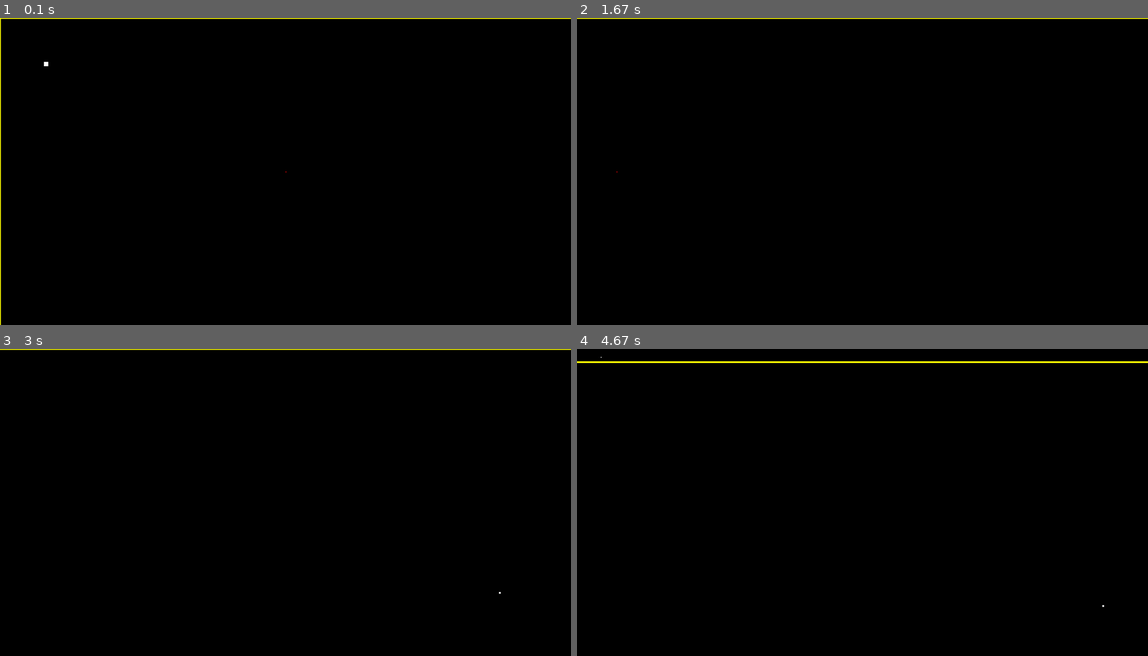
Above: before the commit, frames 1-4 (two rows, left to right).
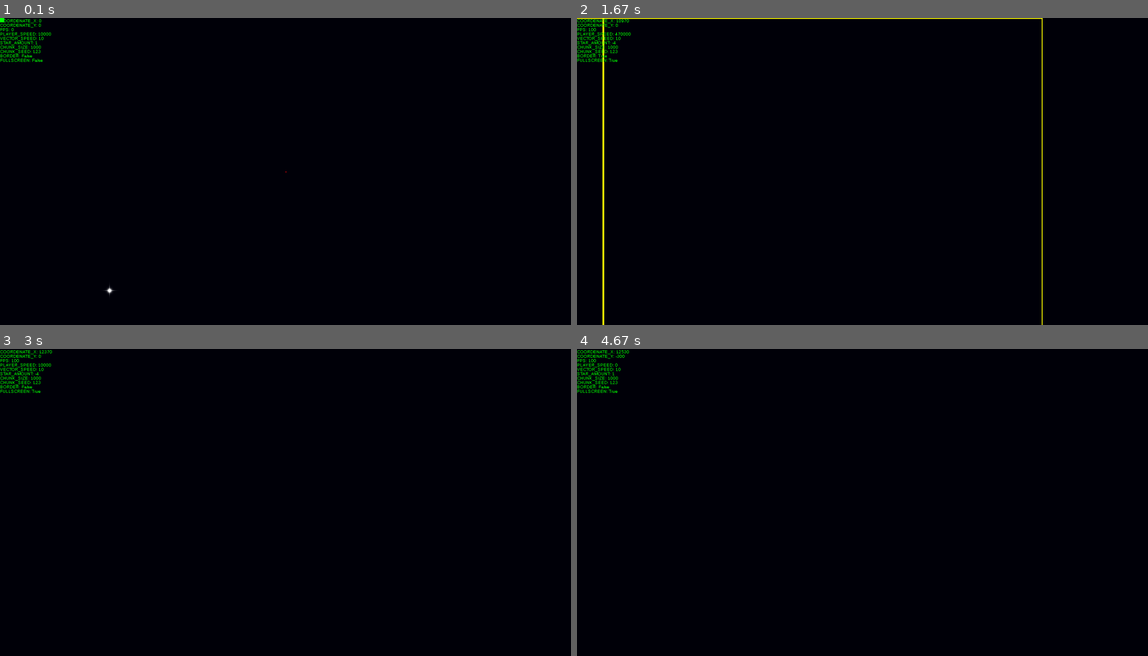
Above: after the commit, the same moments.

Repository: zzRafael/Procedural-tests
Game: pygame game, started from pygame_test/dcs.py
The game is run twice, just before and just after one commit, with the same random seed, the same clock (stepped at 60 frames per second) and the same inputs.
Inputs:
- Up to frame 1 (0.1 s): no input
- Up to frame 2 (1.67 s): tap F at 0.33 s; hold B 0.67-1.13 s; hold Right 0.67-1.13 s; hold D 0.67-1.13 s; tap E at 0.82 s; hold Q 1.17-1.63 s; hold Right 1.17-1.63 s; hold D 1.17-1.63 s; tap 2 at 1.32 s
- Up to frame 3 (3 s): hold R 1.67-2.13 s; hold Right 1.67-2.13 s; hold D 1.67-2.13 s; tap 1 at 1.82 s; tap N at 2.17 s; hold Right 2.5-2.97 s; hold D 2.5-2.97 s; tap 2 at 2.65 s
- Up to frame 4 (4.67 s): hold Up 3-3.3 s; hold W 3-3.3 s; tap 1 at 3.15, 4.55 s; hold Right 3.33-3.8 s; hold D 3.33-3.8 s; tap E at 3.48 s; hold Left 3.83-4.37 s; hold A 3.83-4.37 s; tap 2 at 3.98 s; hold Down from 4.4 s (still down); hold S from 4.4 s (still down)

The runs differ from the first frame. In frame 1, 1.2% of the frame differs, in the area x 0-100%, y 0-100%; in frame 2, 1.1%; in frame 3, 0.9%; in frame 4, 1.3%, in the area x 0-100%, y 0-85%.

Commit message:
Debugger and image

Diff:
--- a/pygame_test/dcs.py
+++ b/pygame_test/dcs.py
@@ -36,6 +36,8 @@
         self.width = width
         self.height = height
         self.border = border
+        #player
+        self.default_player_speed = speed
 
     def move(self):
         # player move
@@ -51,6 +53,15 @@
         if pygame.key.get_pressed()[K_d]:
             self.xpos += self.speed
             vector.xpos -= self.speed
+        #speed control
+        if pygame.key.get_pressed()[K_q]:
+            if self.speed >= 0:
+                self.speed += self.default_player_speed
+        if pygame.key.get_pressed()[K_e]:
+            if self.speed > 0:
+                self.speed -= self.default_player_speed
+        if pygame.key.get_pressed()[K_r]:
+                self.speed = self.default_player_speed
 
     def draw(self):
         pygame.draw.rect(window, self.color, pygame.Rect(self.xpos+vector.xpos, self.ypos+vector.ypos, self.width, self.height))
@@ -58,7 +69,7 @@
         pygame.draw.rect(window, self.color, pygame.Rect(self.xpos+vector.xpos, self.ypos+vector.ypos, self.width, self.height), self.border)
 
 class Chunk():
-    def __init__(self, star_amount = 100, star_size = 2,seed = 123, star_color = (255,255,255),border_color = (255,255,0), chunk_pixel_size = 10000, border = 2, xpos = 0, ypos = 0):
+    def __init__(self, star_amount = 10, star_size = 2,seed = 123, star_color = (255,255,255),border_color = (255,255,0), chunk_pixel_size = 1000, border = 2, xpos = 0, ypos = 0):
         self.xpos = xpos + vector.xpos
         self.ypos = ypos + vector.ypos
         self.border_color = border_color
@@ -117,86 +128,126 @@
         seed = f'{coordenate1}{self.seed}'
         random.seed(seed)
         for i in range (self.star_amount):
-            star_size = random.randint(1,5)
-            pygame.draw.rect(window, self.star_color, pygame.Rect(random.randint(chunks[0][1], chunks[0][1]+self.chunk_pixel_size)+vector.xpos, random.randint(chunks[0][2], chunks[0][2]+self.chunk_pixel_size)+vector.ypos, star_size, star_size))
+            star_size = random.randint(5,10)
+            window.blit(marte_img, pygame.Rect(random.randint(chunks[0][1], chunks[0][1]+self.chunk_pixel_size)+vector.xpos, random.randint(chunks[0][2], chunks[0][2]+self.chunk_pixel_size)+vector.ypos, star_size, star_size))
+
         #2VVVVVVV
         coordenate2 = [coordenate[0][0], coordenate[0][1]-1]
         seed = f'{coordenate2}{self.seed}'
         random.seed(seed)
         for i in range (self.star_amount):
-            star_size = random.randint(1,5)
-            pygame.draw.rect(window, self.star_color, pygame.Rect(random.randint(chunks[1][1], chunks[1][1]+self.chunk_pixel_size)+vector.xpos, random.randint(chunks[1][2], chunks[1][2]+self.chunk_pixel_size)+vector.ypos, star_size, star_size))
+            star_size = random.randint(5,10)
+            window.blit(marte_img, pygame.Rect(random.randint(chunks[1][1], chunks[1][1]+self.chunk_pixel_size)+vector.xpos, random.randint(chunks[1][2], chunks[1][2]+self.chunk_pixel_size)+vector.ypos, star_size, star_size))
 
         #3VVVVVVV
         coordenate1 = [coordenate[0][0]+1, coordenate[0][1]-1]
         seed = f'{coordenate1}{self.seed}'
         random.seed(seed)
         for i in range (self.star_amount):
-            star_size = random.randint(1,5)
-            pygame.draw.rect(window, self.star_color, pygame.Rect(random.randint(chunks[2][1], chunks[2][1]+self.chunk_pixel_size)+vector.xpos, random.randint(chunks[2][2], chunks[2][2]+self.chunk_pixel_size)+vector.ypos, star_size, star_size))
+            star_size = random.randint(5,10)
+            window.blit(marte_img, pygame.Rect(random.randint(chunks[2][1], chunks[2][1]+self.chunk_pixel_size)+vector.xpos, random.randint(chunks[2][2], chunks[2][2]+self.chunk_pixel_size)+vector.ypos, star_size, star_size))
 
         #4VVVVVVV
         coordenate1 = [coordenate[0][0]-1, coordenate[0][1]]
         seed = f'{coordenate1}{self.seed}'
         random.seed(seed)
         for i in range (self.star_amount):
-            star_size = random.randint(1,5)
-            pygame.draw.rect(window, self.star_color, pygame.Rect(random.randint(chunks[3][1], chunks[3][1]+self.chunk_pixel_size)+vector.xpos, random.randint(chunks[3][2], chunks[3][2]+self.chunk_pixel_size)+vector.ypos, star_size, star_size))
+            star_size = random.randint(5,10)
+            window.blit(marte_img, pygame.Rect(random.randint(chunks[3][1], chunks[3][1]+self.chunk_pixel_size)+vector.xpos, random.randint(chunks[3][2], chunks[3][2]+self.chunk_pixel_size)+vector.ypos, star_size, star_size))
 
         #5VVVVVVV
         coordenate1 = [coordenate[0][0], coordenate[0][1]]
         seed = f'{coordenate1}{self.seed}'
         random.seed(seed)
         for i in range (self.star_amount):
-            star_size = random.randint(1,5)
-            pygame.draw.rect(window, self.star_color, pygame.Rect(random.randint(chunks[4][1], chunks[4][1]+self.chunk_pixel_size)+vector.xpos, random.randint(chunks[4][2], chunks[4][2]+self.chunk_pixel_size)+vector.ypos, star_size, star_size))
+            star_size = random.randint(5,10)
+            window.blit(marte_img, pygame.Rect(random.randint(chunks[4][1], chunks[4][1]+self.chunk_pixel_size)+vector.xpos, random.randint(chunks[4][2], chunks[4][2]+self.chunk_pixel_size)+vector.ypos, star_size, star_size))
 
         #6VVVVVVV
         coordenate1 = [coordenate[0][0]+1, coordenate[0][1]]
         seed = f'{coordenate1}{self.seed}'
         random.seed(seed)
         for i in range (self.star_amount):
-            star_size = random.randint(1,5)
-            pygame.draw.rect(window, self.star_color, pygame.Rect(random.randint(chunks[5][1], chunks[5][1]+self.chunk_pixel_size)+vector.xpos, random.randint(chunks[5][2], chunks[5][2]+self.chunk_pixel_size)+vector.ypos, star_size, star_size))
+            star_size = random.randint(5,10)
+            window.blit(marte_img, pygame.Rect(random.randint(chunks[5][1], chunks[5][1]+self.chunk_pixel_size)+vector.xpos, random.randint(chunks[5][2], chunks[5][2]+self.chunk_pixel_size)+vector.ypos, star_size, star_size))
 
         #7VVVVVVV
         coordenate1 = [coordenate[0][0]-1, coordenate[0][1]+1]
         seed = f'{coordenate1}{self.seed}'
         random.seed(seed)
         for i in range (self.star_amount):
-            star_size = random.randint(1,5)
-            pygame.draw.rect(window, self.star_color, pygame.Rect(random.randint(chunks[6][1], chunks[6][1]+self.chunk_pixel_size)+vector.xpos, random.randint(chunks[6][2], chunks[6][2]+self.chunk_pixel_size)+vector.ypos, star_size, star_size))
+            star_size = random.randint(5,10)
+            window.blit(marte_img, pygame.Rect(random.randint(chunks[6][1], chunks[6][1]+self.chunk_pixel_size)+vector.xpos, random.randint(chunks[6][2], chunks[6][2]+self.chunk_pixel_size)+vector.ypos, star_size, star_size))
 
         #8VVVVVVV
         coordenate1 = [coordenate[0][0], coordenate[0][1]+1]
         seed = f'{coordenate1}{self.seed}'
         random.seed(seed)
         for i in range (self.star_amount):
-            star_size = random.randint(1,5)
-            pygame.draw.rect(window, self.star_color, pygame.Rect(random.randint(chunks[7][1], chunks[7][1]+self.chunk_pixel_size)+vector.xpos, random.randint(chunks[7][2], chunks[7][2]+self.chunk_pixel_size)+vector.ypos, star_size, star_size))
+            star_size = random.randint(5,10)
+            window.blit(marte_img, pygame.Rect(random.randint(chunks[7][1], chunks[7][1]+self.chunk_pixel_size)+vector.xpos, random.randint(chunks[7][2], chunks[7][2]+self.chunk_pixel_size)+vector.ypos, star_size, star_size))
 
         #9VVVVVVV
         coordenate1 = [coordenate[0][0]+1, coordenate[0][1]+1]
         seed = f'{coordenate1}{self.seed}'
         random.seed(seed)
         for i in range (self.star_amount):
-            star_size = random.randint(1,5)
-            pygame.draw.rect(window, self.star_color, pygame.Rect(random.randint(chunks[8][1], chunks[8][1]+self.chunk_pixel_size)+vector.xpos, random.randint(chunks[8][2], chunks[8][2]+self.chunk_pixel_size)+vector.ypos, star_size, star_size))
-
+            star_size = random.randint(5,10)
+            window.blit(marte_img, pygame.Rect(random.randint(chunks[8][1], chunks[8][1]+self.chunk_pixel_size)+vector.xpos, random.randint(chunks[8][2], chunks[8][2]+self.chunk_pixel_size)+vector.ypos, star_size, star_size))
+
+class Info:
+    def __init__(self):
+        self.font = 'arial'
+        self.font_size = 10
+        self.color = (0,255,0)
+        self.bold = False
+        self.italic = False
+        self.antialias = False
+        self.pos = (0,0)
+        self.font = pygame.font.SysFont(self.font, self.font_size, self.bold, self.italic)
+    def showInfo(self):
+        infos = [
+            f'COORDENATE_X: {current_chunk.get_coordenate(player1)[0][0]}',
+            f'COORDENATE_Y: {current_chunk.get_coordenate(player1)[0][1]}',
+            f'FPS: {round(clock.get_fps())}',
+            f'PLAYER_SPEED: {player1.speed}',
+            f'VECTOR_SPEED: {vector.speed}',
+            f'STAR_AMOUNT: {current_chunk.star_amount}',
+            f'CHUNK_SIZE: {current_chunk.chunk_pixel_size}',
+            f'CHUNK_SEED: {current_chunk.seed}',
+            f'BORDER: {border}',
+            f'FULLSCREEN: {fullscreen}'
+        ]
+        self.counter = 0
+        for info in infos:
+            self.info = infos[self.counter]
+            info_formated = self.font.render(self.info, self.antialias, self.color)
+            window.blit(info_formated, (self.pos[0], self.pos[1]+(self.counter*10)))
+            self.counter += 1
+
+
+marte_img = pygame.image.load("./images/marte.png").convert_alpha()
+marte_width = marte_img.get_rect().width
+marte_height = marte_img.get_rect().height
+multiple = 0.3
+marte_img = pygame.transform.scale(marte_img, (marte_width*multiple, marte_height*multiple))
 
 #random
 # vector
 vector = Vector(speed = 10)
 # Objects
-player1 = RectObj(speed = 5, height=2, width =2, ypos=height//2, xpos=width//2)
-testplanet = RectObj(color = (255,255,255))
-current_chunk = Chunk()
+player1 = RectObj(speed = 10000, height=2, width =2, ypos=height//2, xpos=width//2)
+testplanet = RectObj(color = (0,255,0), xpos=0, ypos=0)
+current_chunk = Chunk(star_amount=1, chunk_pixel_size=1000)
+info = Info()
+border = False
+fullscreen = False
 
 # main loop
 clock = pygame.time.Clock()
 while True:
-    clock.tick(60)
-    window.fill((0,0,0))
+    clock.tick(100)
+    window.fill((0,0,10))
     for event in pygame.event.get():
         if event.type == QUIT:
             pygame.quit()
@@ -213,11 +264,30 @@
 
     # drawing objects
     current_chunk.generateStars(current_chunk.get_coordenate(player1))
-    current_chunk.drawBorder(current_chunk.get_coordenate(player1))
+    if border == True:
+        current_chunk.drawBorder(current_chunk.get_coordenate(player1))
     testplanet.draw()
     player1.draw()
-    if pygame.key.get_pressed()[K_q]:
-        print(current_chunk.get_coordenate(player1))
-
+
+    #star amount and border controls
+    if pygame.key.get_pressed()[K_1]:
+        current_chunk.star_amount += 1
+    if pygame.key.get_pressed()[K_2]:
+        current_chunk.star_amount -= 1
+    if pygame.key.get_pressed()[K_b]:
+        border = True
+    if pygame.key.get_pressed()[K_n]:
+        border = False
+    #full screen
+    if pygame.key.get_pressed()[K_f]:
+        if fullscreen == False:
+            window = pygame.display.set_mode((window.get_width(), window.get_height()), pygame.FULLSCREEN)
+            fullscreen = True
+        else:
+            window = pygame.display.set_mode((width,height))
+            fullscreen = False
+
+    #show debugging infos
+    info.showInfo()
     # update screen
     pygame.display.update()
Binary file added: pygame_test/images/marte.png
Empty file added: pygame_test/images/test.py
